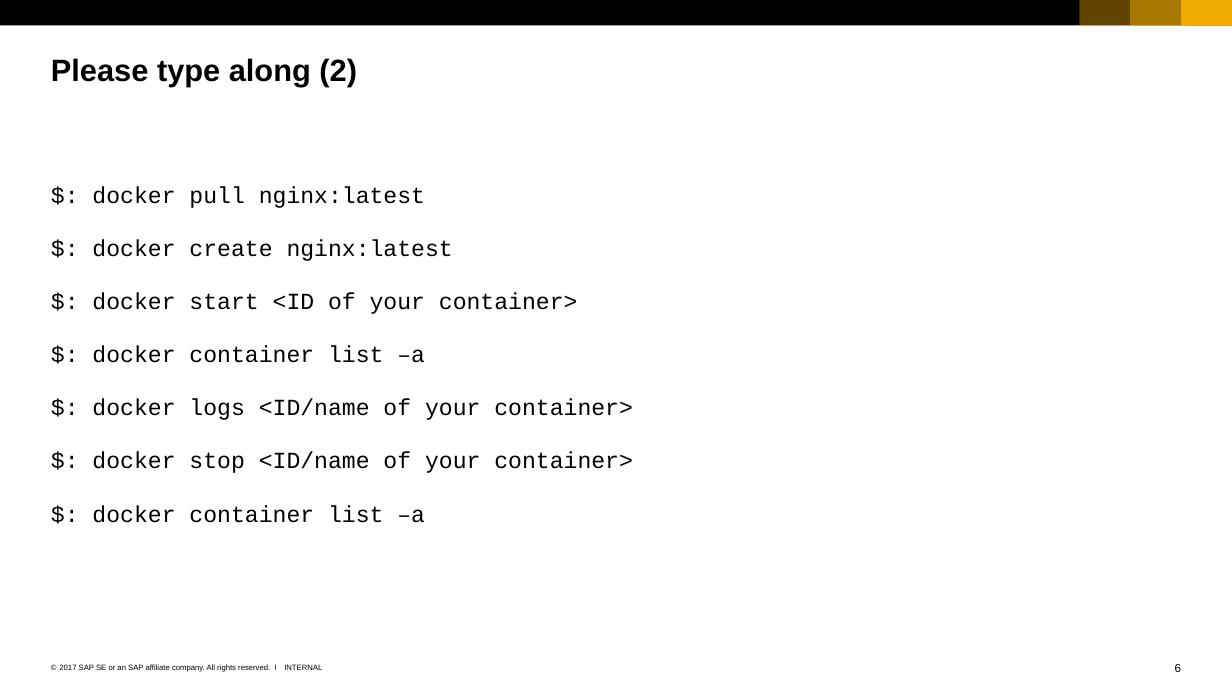
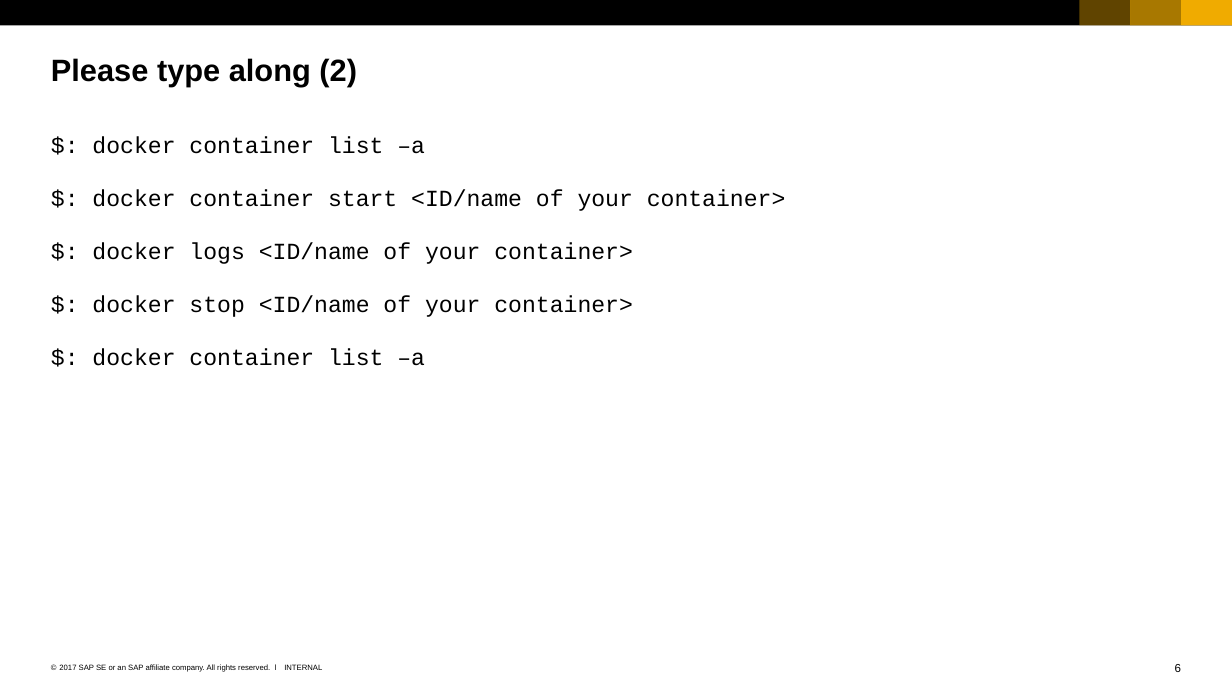
Before and after one commit to sriramrokkam/k8s-training, a slide deck: slide 6 of docker/02_Container_Lifecycle.pptx. Drawn at 1232x693 pixels with LibreOffice and Linux fonts; fonts in the diff are those of the drawing. Boxes give left, top, right and bottom in pixels: in the first picture for what was removed or moved away, otherwise in the second. Text is boxed around its words. In the diff, an @@ line names an element or a change of style, - is before the commit and + after.

Commit message:
update type along exercise using ubuntu image and installation of cowsay

```diff
--- a/docker/02_Container_Lifecycle.pptx
+++ b/docker/02_Container_Lifecycle.pptx
@@ text "$: docker container list –a": place and size @@
-text "$: docker container list –a" at [92,186,633,523]
+text "$: docker container list –a" at [92,136,786,366]
@@ text at [92,186,578,314]: paragraphs removed @@
-$: docker pull nginx:latest
-$: docker create nginx:latest
-$: docker start <ID of your container>
@@ text at [92,189,786,211]: paragraph added @@
+$: docker container start <ID/name of your container>
```
Also in this commit, not shown: 4 other slides changed.
